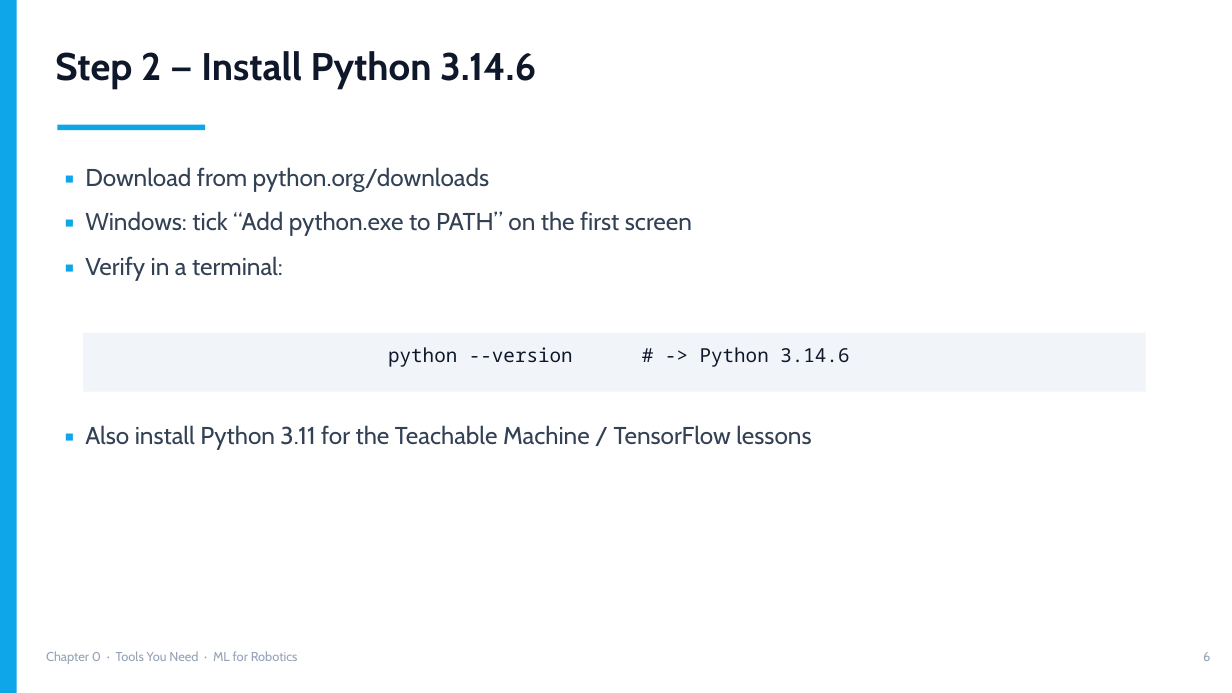
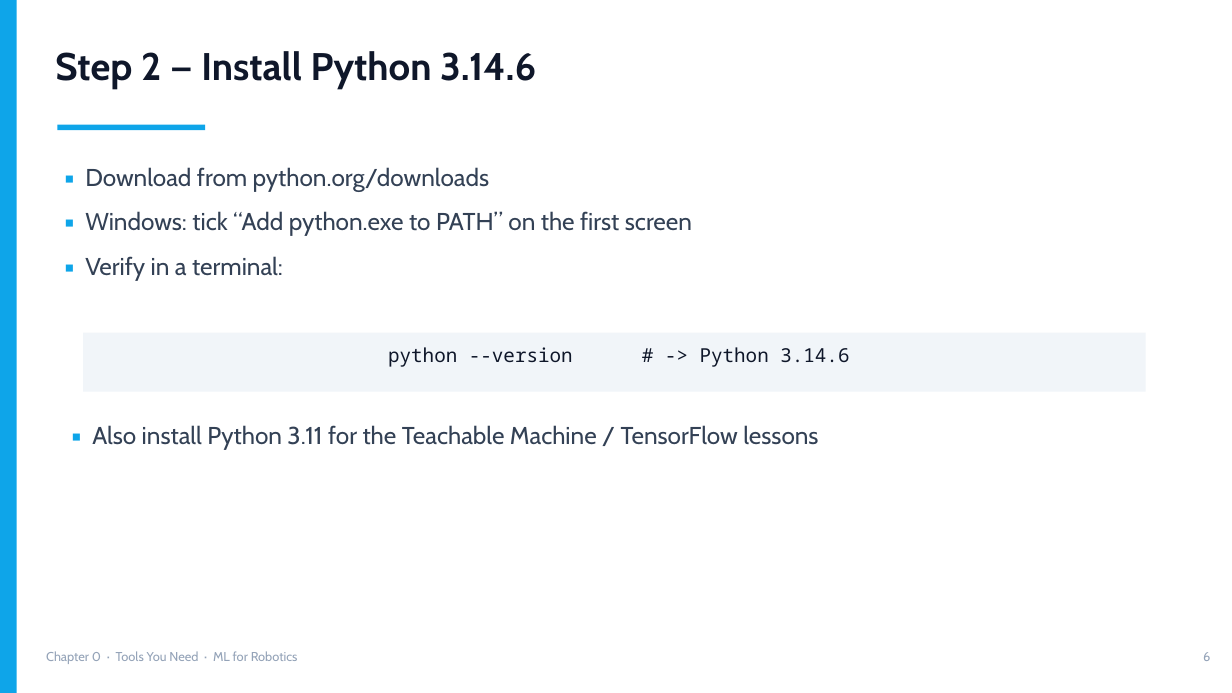
Before and after one commit to neel429/ml-for-robotics-, a slide deck: slide 6 of Ch0_Tools_You_Need.pptx. Drawn at 1232x693 pixels with LibreOffice and Linux fonts; fonts in the diff are those of the drawing. Boxes give left, top, right and bottom in pixels: in the first picture for what was removed or moved away, otherwise in the second. Text is boxed around its words. In the diff, an @@ line names an element or a change of style, - is before the commit and + after.

```diff
--- a/Ch0_Tools_You_Need.pptx
+++ b/Ch0_Tools_You_Need.pptx
@@ text "▪ Also install Python 3.11 ...": place and size @@
-text "▪ Also install Python 3.11 ..." at bbox=[85, 425, 811, 450]
+text "▪ Also install Python 3.11 ..." at bbox=[92, 425, 818, 450]
```
Also in this commit, not shown: 7 other slides changed, 4 other files.
